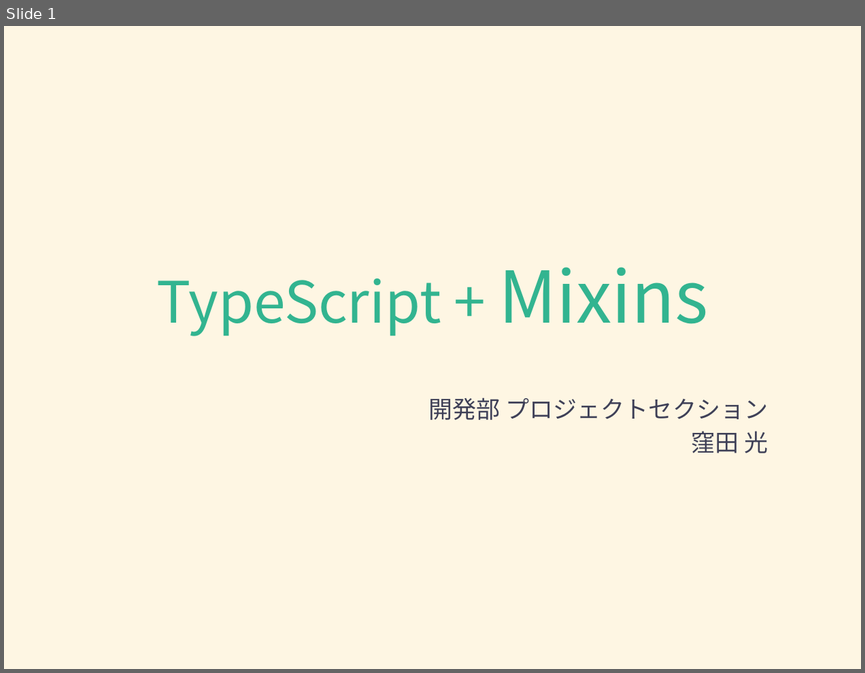
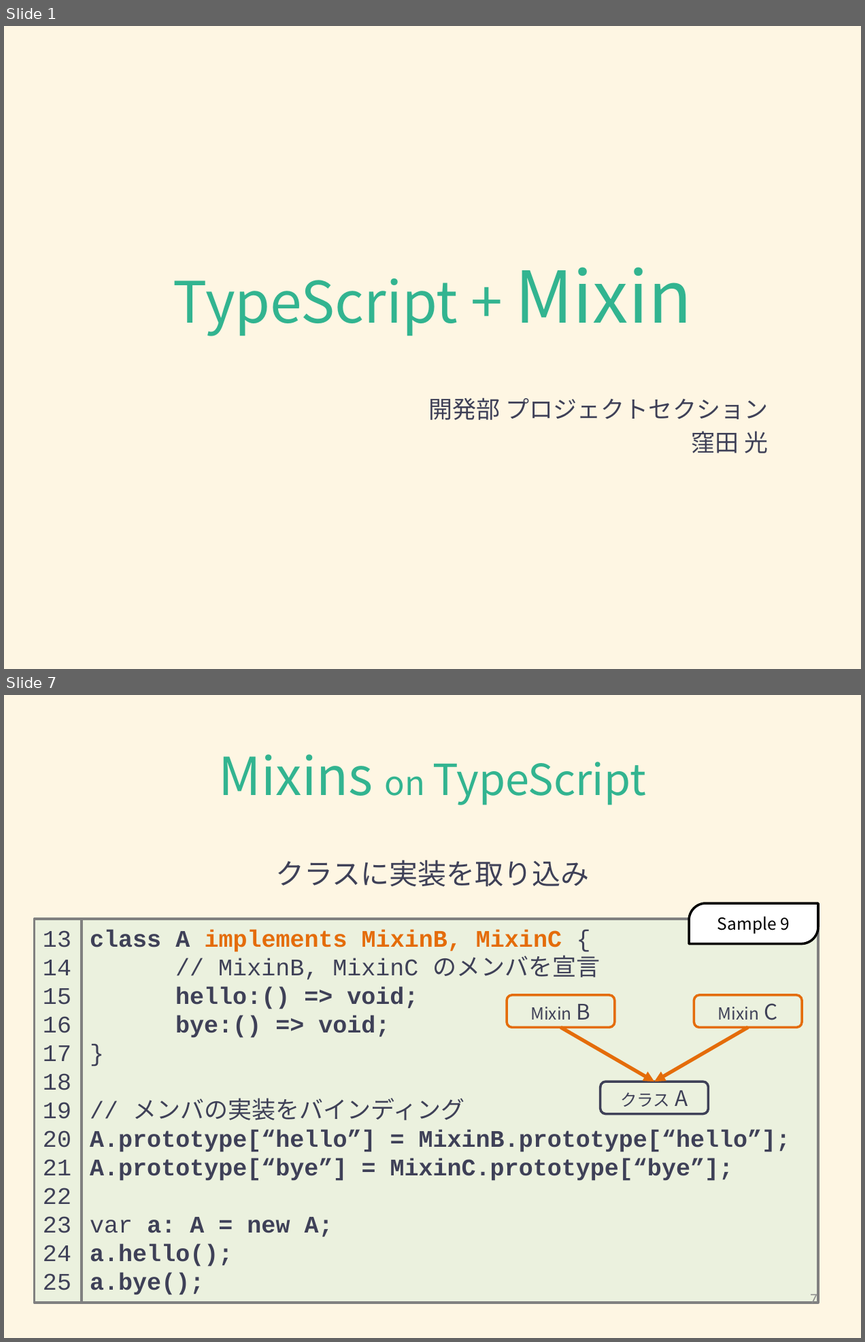
Before and after one commit to Hikari-Kubota/sandbox-todo-ts-angular, a slide deck: typescript/typescript_mixins.pptx. Shown one above the other, each under a label of ours: slide 1 before the commit, slides 1 and 7 after it; the slides between them are not shown. The pictures are 865x673 and 865x1342 pixels, drawn with LibreOffice and Linux fonts; fonts in the diff are those of the drawing. Boxes give left, top, right and bottom in pixels: in the first picture for what was removed or moved away, otherwise in the second. Text is boxed around its words. In the diff, an @@ line names an element or a change of style, - is before the commit and + after.

Commit message:
Modify typescript_mixins

```diff
--- a/typescript/typescript_mixins.pptx
+++ b/typescript/typescript_mixins.pptx
@@ slide 7 added at <box>4,695,861,1338</box>, background #FEF6E3 @@
@@ title added at <box>219,754,646,805</box>, 36 pt, text #32B490 @@
+Mixins on TypeScript
@@ text added at <box>275,860,589,887</box>, 24 pt, text #3E4057 @@
+クラスに実装を取り込み
@@ rectangle added at <box>34,919,81,1302</box>, fill #EBF1DE, outline #808080 2 pt, 20 pt, text #3E4057 @@
+13
+14
+15
+16
+17
+18
+19
+20
+21
+22
+23
+24
+25
@@ rectangle added at <box>81,919,818,1302</box>, fill #EBF1DE, outline #808080 2 pt, 20 pt, text #3E4057, bold @@
+class A implements MixinB, MixinC {
+// MixinB, MixinC のメンバを宣言
+hello:() => void;
+bye:() => void;
+}
+// メンバの実装をバインディング
+A.prototype[“hello”] = MixinB.prototype[“hello”];
+A.prototype[“bye”] = MixinC.prototype[“bye”];
+var a: A = new A;
+a.hello();
+a.bye();
@@ round diag rect added at <box>689,903,818,943</box>, fill #FFFFFF, outline #000000 2 pt, 14 pt, text #000000 @@
+Sample 9
@@ group added at <box>507,995,802,1114</box>: 3 rounded rectangles, 2 arrows @@
+クラス A
+Mixin B
+Mixin C
@@ page number added at <box>810,1291,817,1304</box>, 12 pt, text #8C8C8C @@
+7
@@ slide 1 changed as well @@
@@ title at <box>173,267,691,336</box>: text changed @@
-TypeScript + Mixins
+TypeScript + Mixin
```
Also in this commit, not shown: 7 other slides added, 3 other files.
